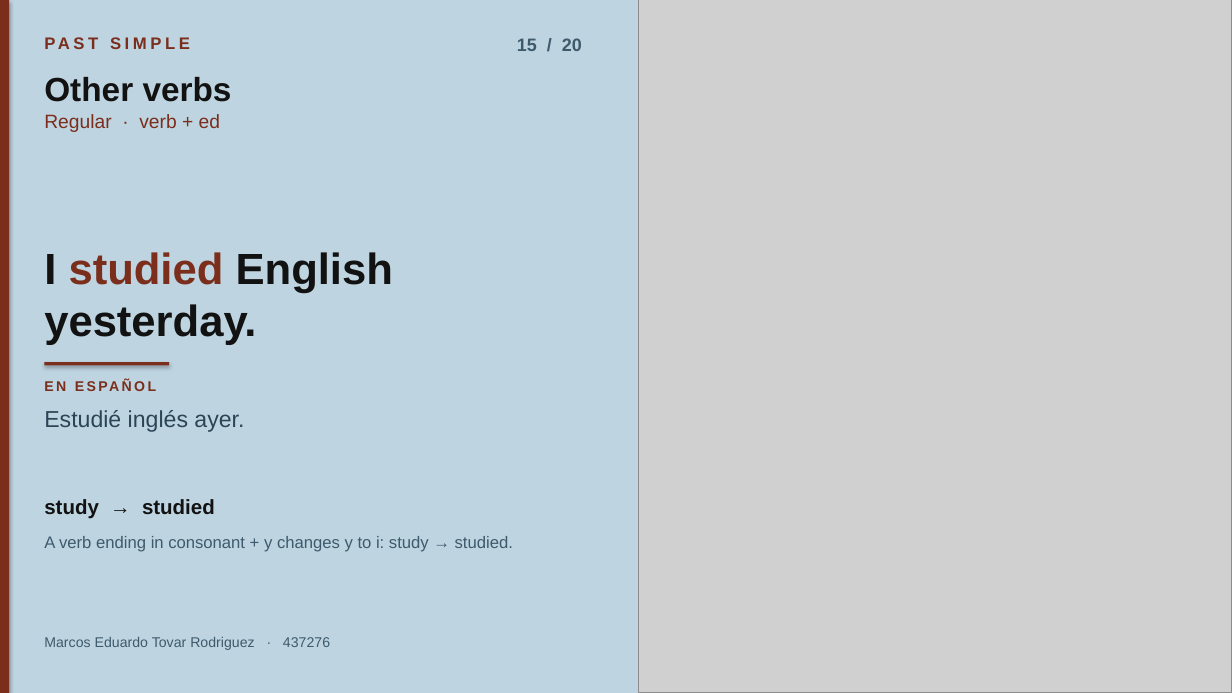
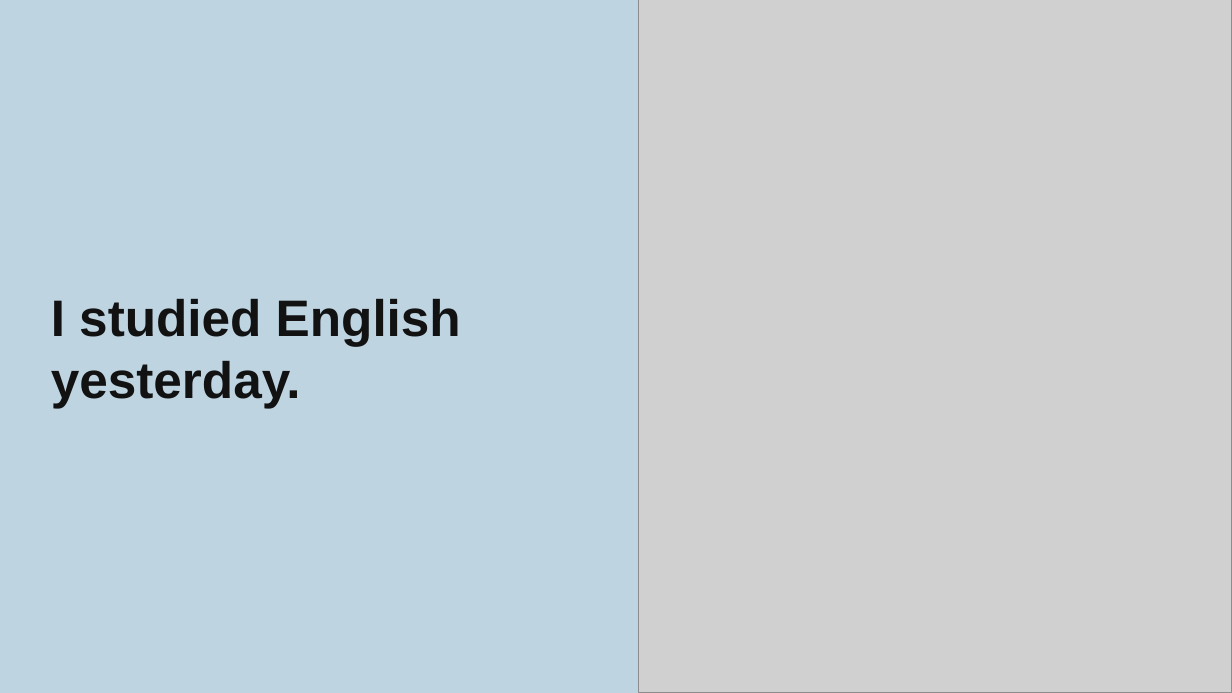
Before and after one commit to etovar-bit/practicaevtetovar, a slide deck: slide 16 of Past_simple_Marcos_Eduardo_Tovar.pptx. Drawn at 1232x693 pixels with LibreOffice and Linux fonts; fonts in the diff are those of the drawing; grey boxes stand for pictures. Boxes give left, top, right and bottom in pixels: in the first picture for what was removed or moved away, otherwise in the second. Text is boxed around its words. In the diff, an @@ line names an element or a change of style, - is before the commit and + after.

```diff
--- a/Past_simple_Marcos_Eduardo_Tovar.pptx
+++ b/Past_simple_Marcos_Eduardo_Tovar.pptx
@@ rectangle removed at box(0, 0, 9, 693) @@
@@ text removed at box(44, 33, 377, 63) @@
-PAST SIMPLE
@@ text removed at box(517, 38, 582, 51) @@
-15 / 20
@@ text removed at box(44, 77, 232, 102) @@
-Other verbs
@@ text removed at box(44, 114, 220, 132) @@
-Regular · verb + ed
@@ text "I studied English yesterday.": place and size @@
-text "I studied English yesterday." at box(44, 252, 393, 345)
+text "I studied English yesterday." at box(51, 299, 461, 409)
@@ text "I studied English yesterday." at box(51, 299, 461, 409): size 34 to 40 pt; text colour #7A2E1B to #121212 in "studied"; line spacing 0.98 to 1.02; vertical alignment bottom to middle @@
@@ rectangle removed at box(44, 362, 169, 366) @@
@@ text removed at box(44, 377, 580, 401) @@
-EN ESPAÑOL
@@ text removed at box(44, 410, 244, 432) @@
-Estudié inglés ayer.
@@ text removed at box(44, 499, 215, 519) @@
-study → studied
@@ text removed at box(44, 536, 513, 552) @@
-A verb ending in consonant + y changes y to i: study → studied.
@@ text removed at box(44, 637, 330, 650) @@
-Marcos Eduardo Tovar Rodriguez · 437276
```
Also in this commit, not shown: 18 other slides changed, 1 slide added, 1 slide removed.
